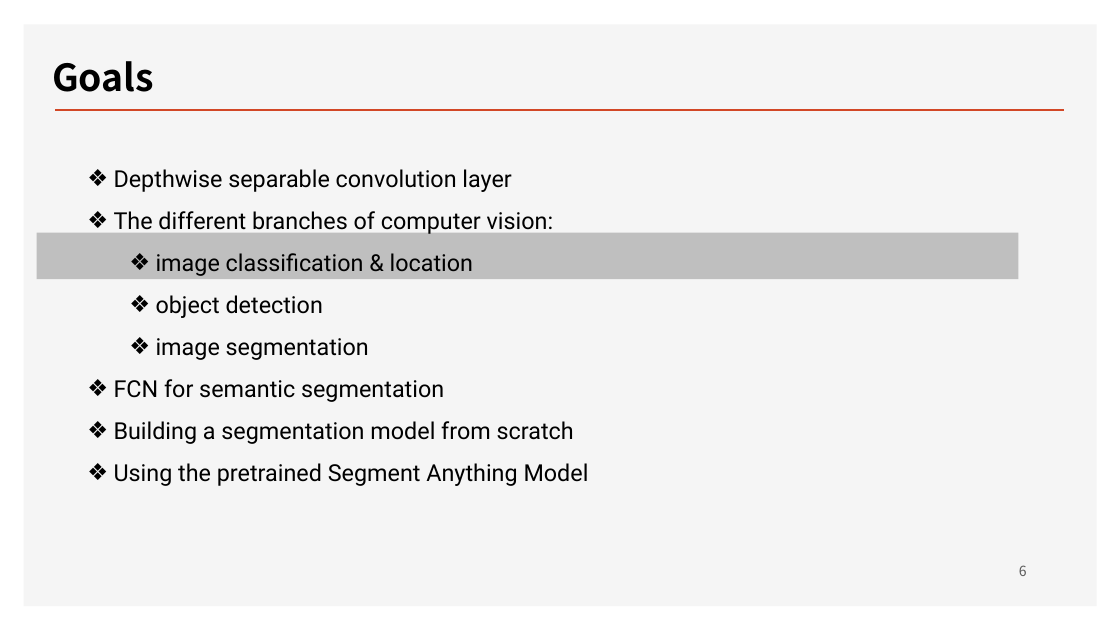
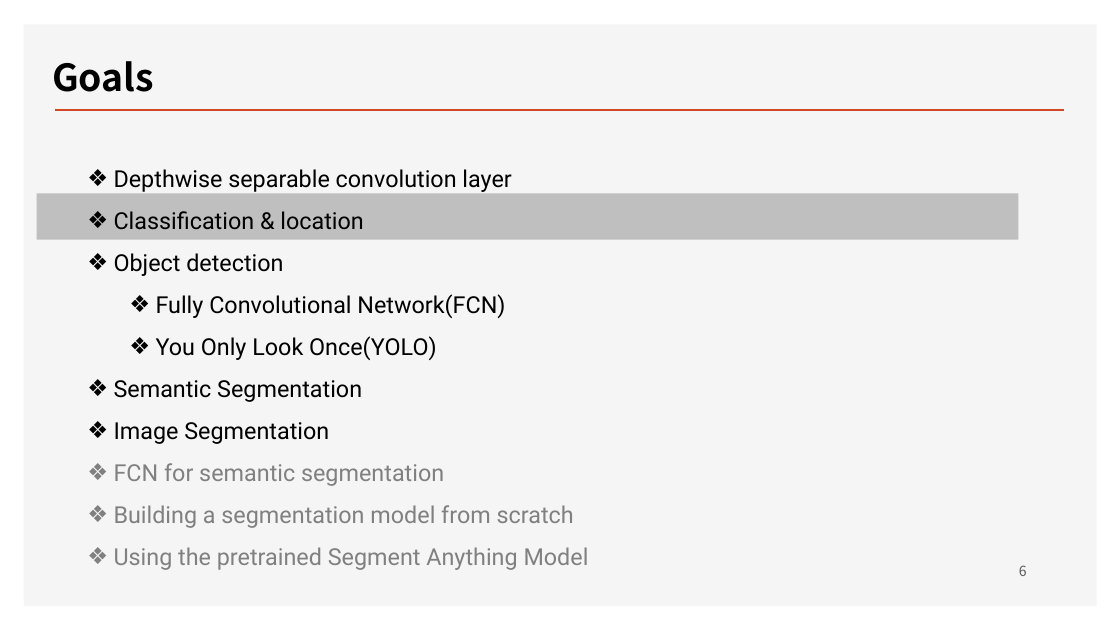
Before and after one commit to ancestor9/2026_Fall_Deep-Learning-with-Python, a slide deck: slide 6 of Chapter 11 Image segmentation.pptx. Drawn at 1120x630 pixels with LibreOffice and Linux fonts; fonts in the diff are those of the drawing; background and template pictures are left out. Boxes give left, top, right and bottom in pixels: in the first picture for what was removed or moved away, otherwise in the second. Text is boxed around its words. In the diff, an @@ line names an element or a change of style, - is before the commit and + after.

```diff
--- a/Chapter 11 Image segmentation.pptx
+++ b/Chapter 11 Image segmentation.pptx
@@ rectangle: place and size @@
-rectangle at <box>37,233,1019,279</box>
+rectangle at <box>37,193,1019,239</box>
@@ text at <box>114,211,505,444</box>: text changed @@
-❖ The different branches of computer vision:
-  ❖ image classification & location
-  ❖ object detection
-  ❖ image segmentation
+❖ Classification & location
+❖ Object detection
+  ❖ Fully Convolutional Network(FCN)
+  ❖ You Only Look Once(YOLO)
+❖ Semantic Segmentation
+❖ Image Segmentation
@@ text at <box>114,463,589,570</box>: text colour #000000 to #808080 in "FCN for semantic segmentation", "Building a segmentation model from scratch", "Using the pretrained Segment Anything Model" @@
```
Also in this commit, not shown: 9 other slides changed.
